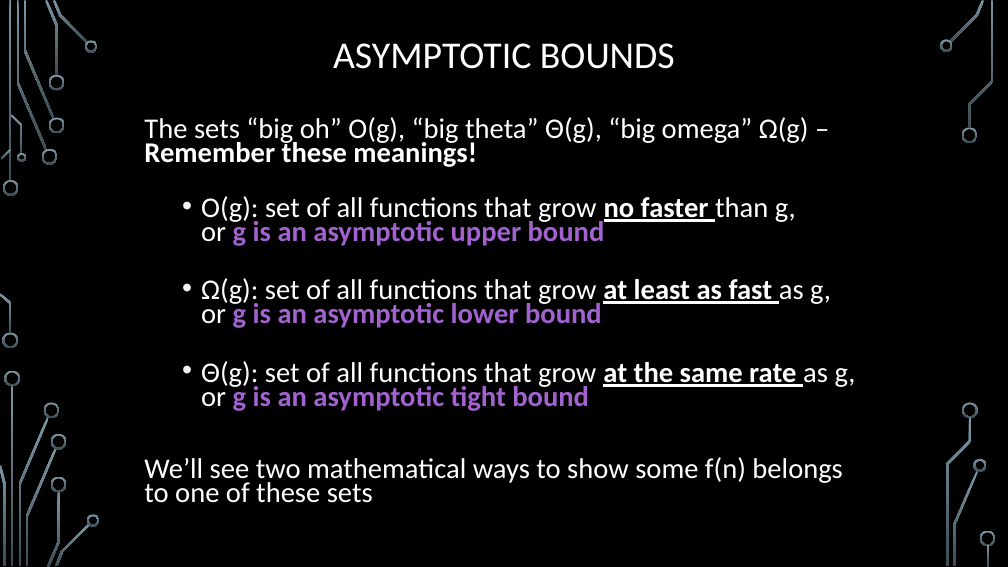
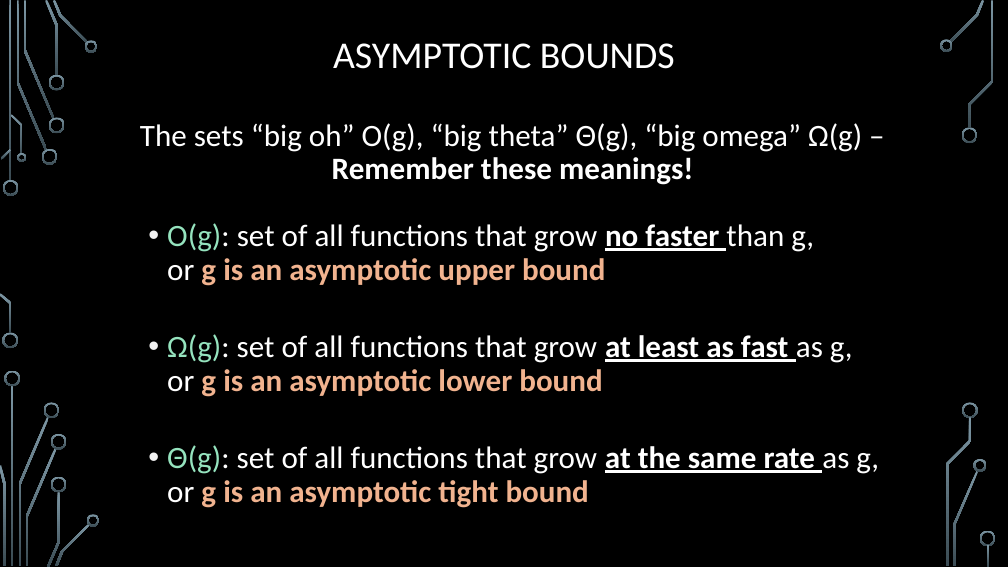
Before and after one commit to markfloryan/dsa2, a slide deck: slide 11 of slides/00-Review.pptx. Drawn at 1008x567 pixels with LibreOffice and Linux fonts; fonts in the diff are those of the drawing; background and template pictures are left out. Boxes give left, top, right and bottom in pixels: in the first picture for what was removed or moved away, otherwise in the second. Text is boxed around its words. In the diff, an @@ line names an element or a change of style, - is before the commit and + after.

```diff
--- a/slides/00-Review.pptx
+++ b/slides/00-Review.pptx
@@ text "The sets “big oh” O(g), ..." at [140,123,879,508]: size 27.2 to 29.6 pt; text colour #FFFFFF to #95E3BE in "O(g):", "Ω(g):", "Θ(g):"; text colour #A262D0 to #F1B38F in "g is an asymptotic upper bound", "g is an asymptotic lower bound", "g is an asymptotic tight bound"; alignment left to centre; line spacing 0.7 to 0.9 @@
@@ text at [144,457,842,503]: paragraph removed @@
-We’ll see two mathematical ways to show some f(n) belongs to one of these sets
```
Also in this commit, not shown: 8 other slides changed, 6 slides added, 5 slides removed, 2 other files.
